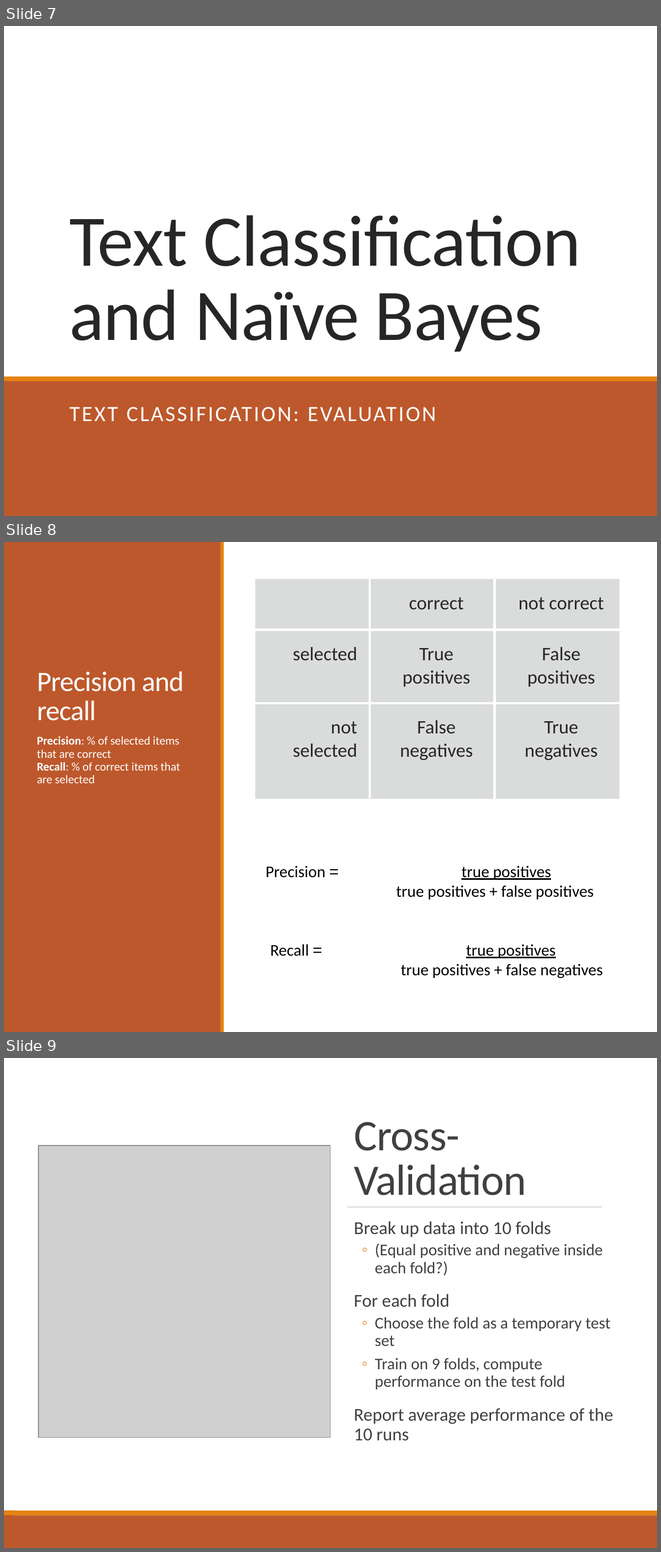
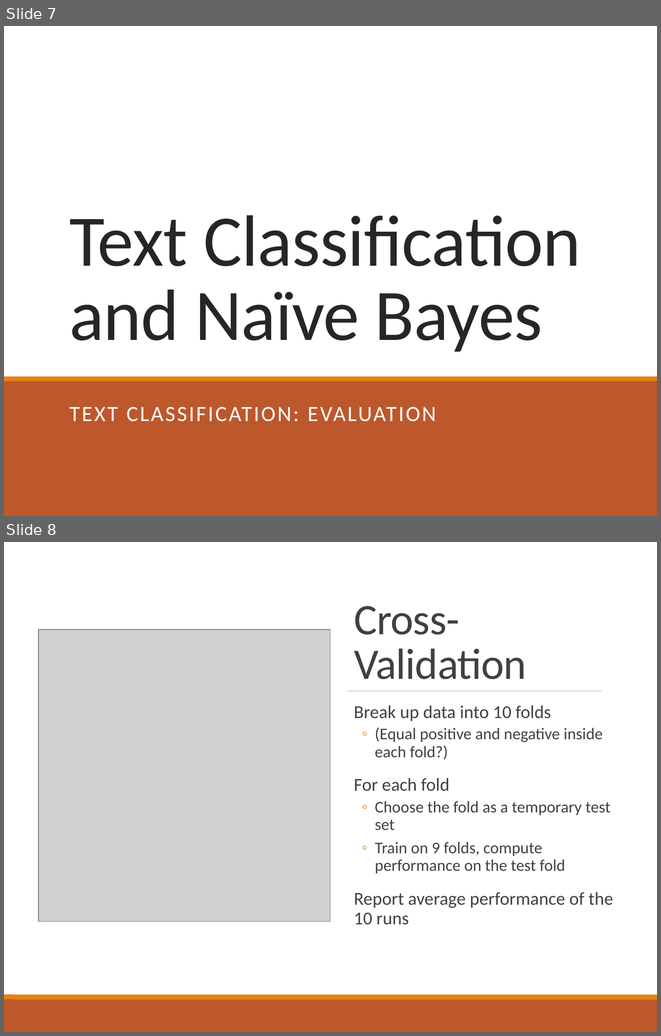
Before and after one commit to computational-linguistics-class/computational-linguistics-class.github.io, a slide deck: slides/02-text-processing.pptx. Shown one above the other, each under a label of ours: slides 7, 8 and 9 before the commit, slides 7 and 8 after it. The pictures are 661x1552 and 661x1036 pixels, drawn with LibreOffice and Linux fonts; fonts in the diff are those of the drawing; grey boxes stand for pictures. Boxes give left, top, right and bottom in pixels: in the first picture for what was removed or moved away, otherwise in the second. Text is boxed around its words. In the diff, an @@ line names an element or a change of style, - is before the commit and + after.

```diff
--- a/slides/02-text-processing.pptx
+++ b/slides/02-text-processing.pptx
@@ slide 8 removed at box(4, 542, 657, 1032), background #FFFFFF; not listed: 2 template elements that a slide beside it also shows @@
@@ rectangle removed at box(4, 542, 657, 1032) @@
@@ rectangle removed at box(4, 542, 221, 1032) @@
@@ rectangle removed at box(220, 542, 223, 1032) @@
@@ table removed at box(255, 579, 619, 799), 3 rows, 3 columns @@
- | correct | not correct
-selected | True positives | False positives
-not selected | False negatives | True negatives
@@ title removed at box(37, 671, 184, 721) @@
-Precision and recall
@@ text removed at box(37, 736, 180, 783) @@
-  Precision: % of selected items that are correct
-  Recall: % of correct items that are selected
@@ text removed at box(266, 865, 594, 899) @@
-Precision = true positives
-true positives + false positives
@@ text removed at box(270, 944, 603, 978) @@
-Recall = true positives
-true positives + false negatives
@@ what was slide 9 is now slide 8 @@
```
Also in this commit, not shown: 9 slides changed, 3 slides added, 6 other slides removed, 1 other file.
